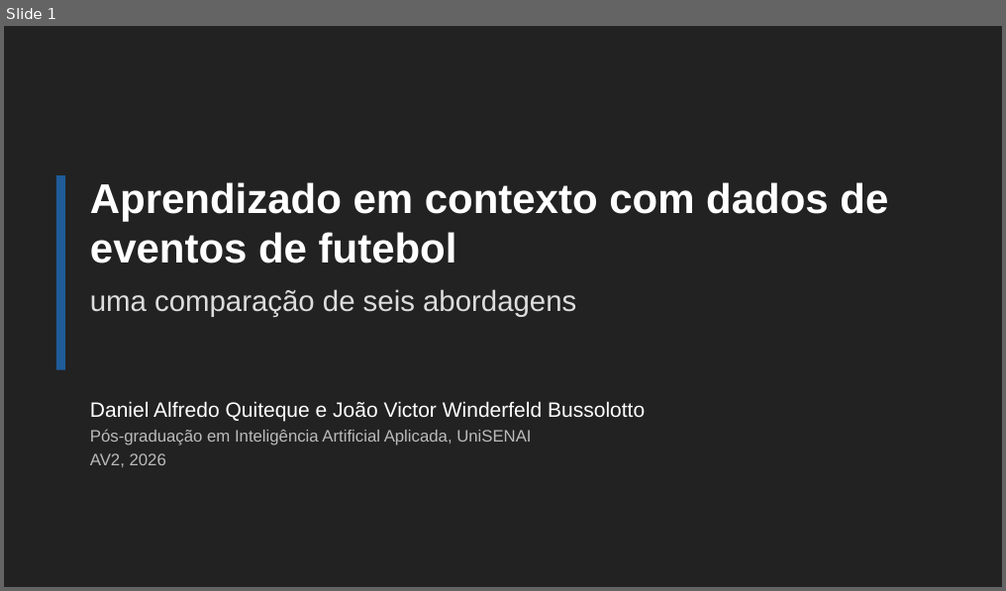
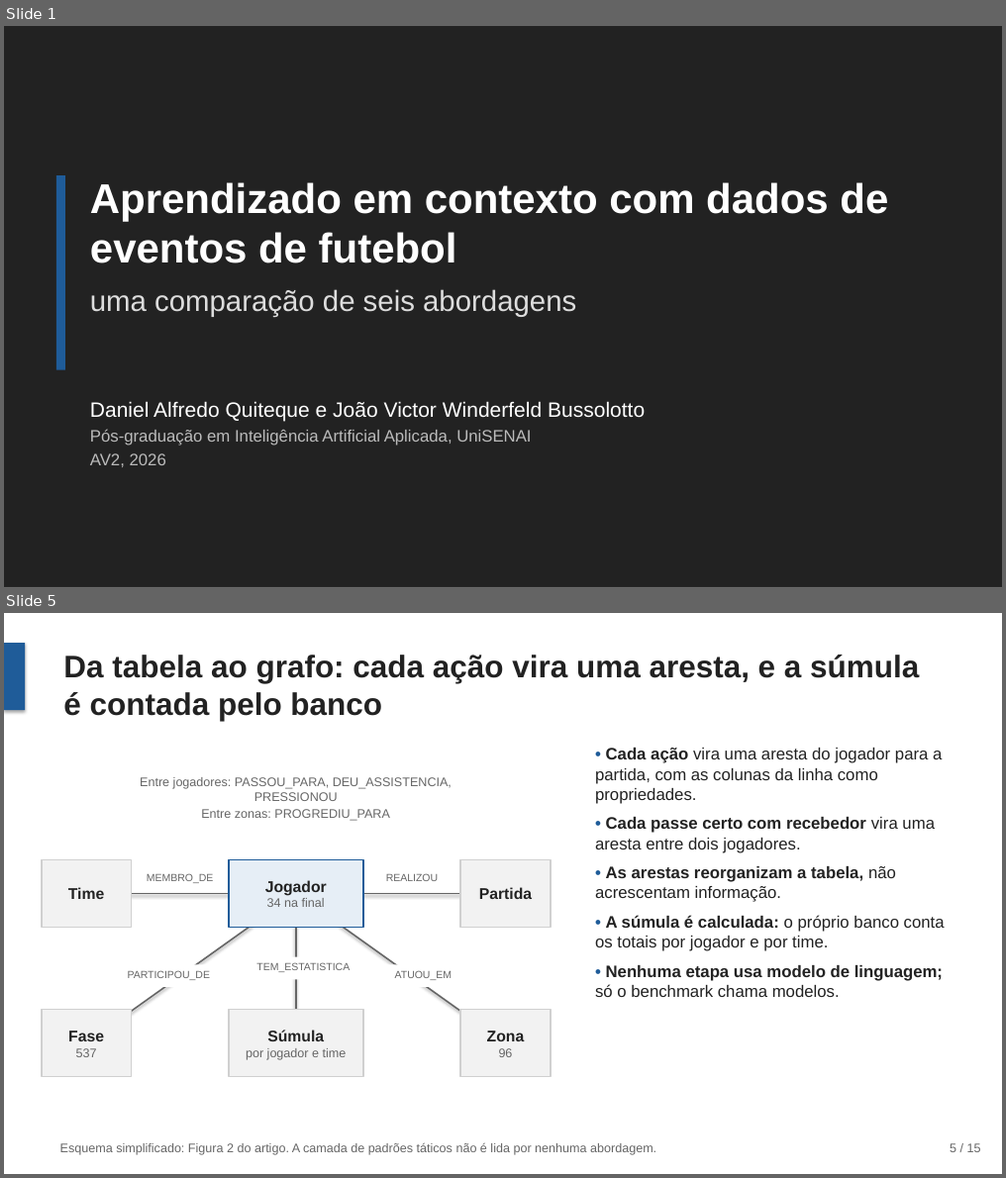
Before and after one commit to joaowinderfeldbussolotto/football-tactics-knowledge-graph, a slide deck: apresentacao/apresentacao.pptx. Shown one above the other, each under a label of ours: slide 1 before the commit, slides 1 and 5 after it; the slides between them are not shown. The pictures are 1006x591 and 1006x1178 pixels, drawn with LibreOffice and Linux fonts; fonts in the diff are those of the drawing. Boxes give left, top, right and bottom in pixels: in the first picture for what was removed or moved away, otherwise in the second. Text is boxed around its words. In the diff, an @@ line names an element or a change of style, - is before the commit and + after.

```diff
--- a/apresentacao/apresentacao.pptx
+++ b/apresentacao/apresentacao.pptx
@@ slide 5 added at (x1=4, y1=613, x2=1002, y2=1174), background #FFFFFF @@
@@ rectangle added at (x1=4, y1=643, x2=25, y2=710), fill #1F5C99 @@
@@ title added at (x1=63, y1=655, x2=919, y2=721), 30 pt, text #222222, bold @@
+Da tabela ao grafo: cada ação vira uma aresta, e a súmula é contada pelo banco
@@ text added at (x1=595, y1=748, x2=944, y2=997), 16 pt, text #222222 @@
+• Cada ação vira uma aresta do jogador para a partida, com as colunas da linha como propriedades.
+• Cada passe certo com recebedor vira uma aresta entre dois jogadores.
+• As arestas reorganizam a tabela, não acrescentam informação.
+• A súmula é calculada: o próprio banco conta os totais por jogador e por time.
+• Nenhuma etapa usa modelo de linguagem; só o benchmark chama modelos.
@@ text added at (x1=140, y1=777, x2=451, y2=821), 12 pt, text #666666 @@
+Entre jogadores: PASSOU_PARA, DEU_ASSISTENCIA, PRESSIONOU
+Entre zonas: PROGREDIU_PARA
@@ rectangle added at (x1=42, y1=861, x2=132, y2=928), fill #F2F2F2, outline #D0D0D0 1.5 pt, 15 pt, text #222222, bold @@
+Time
@@ rectangle added at (x1=135, y1=867, x2=225, y2=890), fill #FFFFFF, 10 pt, text #666666 @@
+MEMBRO_DE
@@ rectangle added at (x1=229, y1=861, x2=363, y2=928), fill #E6EEF6, outline #1F5C99 1.5 pt, 12 pt, text #666666 @@
+Jogador
+34 na final
@@ rectangle added at (x1=367, y1=867, x2=456, y2=890), fill #FFFFFF, 10 pt, text #666666 @@
+REALIZOU
@@ rectangle added at (x1=460, y1=861, x2=550, y2=928), fill #F2F2F2, outline #D0D0D0 1.5 pt, 15 pt, text #222222, bold @@
+Partida
@@ line added from (296, 894) to (86, 894), #666666 1.5 pt @@
@@ line added from (296, 894) to (86, 1044), #666666 1.5 pt @@
@@ line added from (296, 894) to (506, 894), #666666 1.5 pt @@
@@ line added from (296, 894) to (296, 1044), #666666 1.5 pt @@
@@ line added from (296, 894) to (506, 1044), #666666 1.5 pt @@
@@ text added at (x1=256, y1=962, x2=350, y2=972), 10 pt, text #666666 @@
+TEM_ESTATISTICA
@@ text added at (x1=128, y1=970, x2=210, y2=980), 10 pt, text #666666 @@
+PARTICIPOU_DE
@@ text added at (x1=395, y1=970, x2=451, y2=980), 10 pt, text #666666 @@
+ATUOU_EM
@@ rectangle added at (x1=42, y1=1010, x2=132, y2=1077), fill #F2F2F2, outline #D0D0D0 1.5 pt, 15 pt, text #222222, bold @@
+Fase
+537
@@ rectangle added at (x1=229, y1=1010, x2=363, y2=1077), fill #F2F2F2, outline #D0D0D0 1.5 pt, 12 pt, text #666666 @@
+Súmula
+por jogador e time
@@ rectangle added at (x1=460, y1=1010, x2=550, y2=1077), fill #F2F2F2, outline #D0D0D0 1.5 pt, 15 pt, text #222222, bold @@
+Zona
+96
@@ text added at (x1=60, y1=1143, x2=656, y2=1156), 12 pt, text #666666 @@
+Esquema simplificado: Figura 2 do artigo. A camada de padrões táticos não é lida por nenhuma abordagem.
@@ text added at (x1=949, y1=1144, x2=981, y2=1153), 12 pt, text #666666 @@
+5 / 15
```
Also in this commit, not shown: 9 slides changed, 2 other slides added, 3 slides removed, 2 other files.
